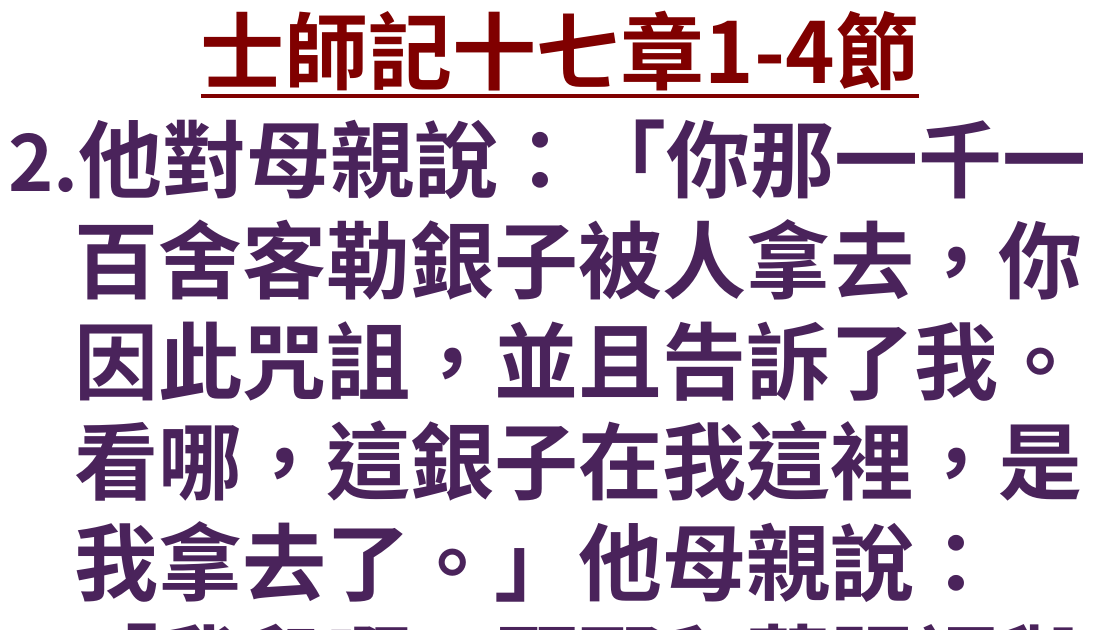
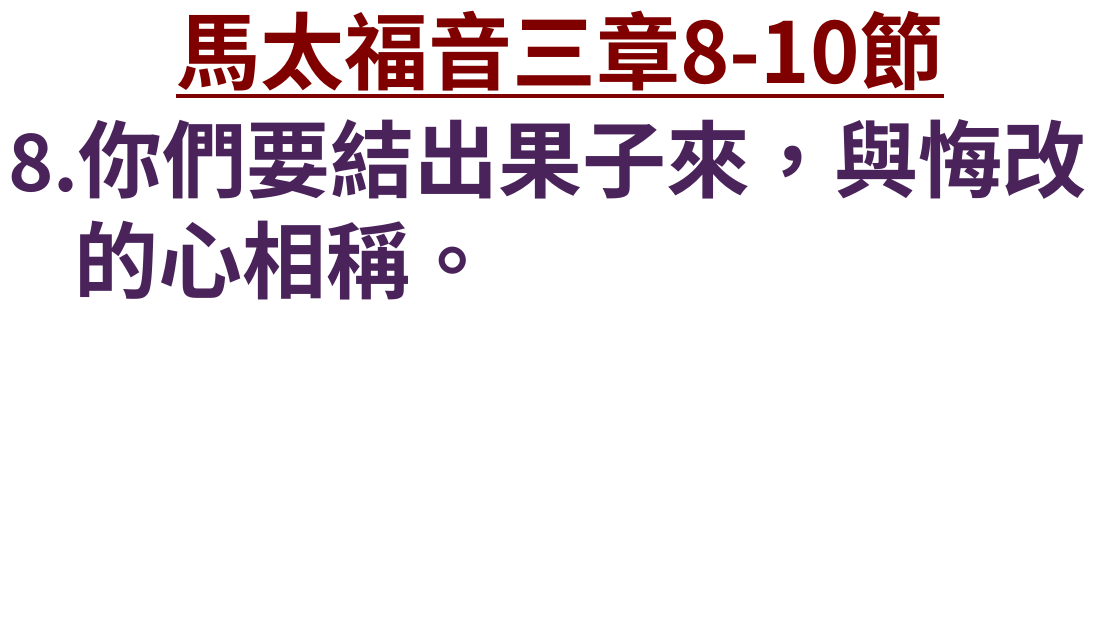
Before and after one commit to Rye-GT500/FaithSlide, a slide deck: slide 10 of 證道投影片.pptx. Drawn at 1120x630 pixels with LibreOffice and Linux fonts; fonts in the diff are those of the drawing; background and template pictures are left out. Boxes give left, top, right and bottom in pixels: in the first picture for what was removed or moved away, otherwise in the second. Text is boxed around its words. In the diff, an @@ line names an element or a change of style, - is before the commit and + after.

```diff
--- a/證道投影片.pptx
+++ b/證道投影片.pptx
@@ title at [176, 10, 944, 98]: text changed @@
-士師記十七章1-4節
+馬太福音三章8-10節
@@ text at [8, 119, 1087, 300]: text changed @@
-2.他對母親說：「你那一千一百舍客勒銀子被人拿去，你因此咒詛，並且告訴了我。看哪，這銀子在我這裡，是我拿去了。」他母親說：「我兒啊，願耶和華賜福與你！」
+8.你們要結出果子來，與悔改的心相稱。
```
Also in this commit, not shown: 38 other slides changed, 28 slides added, 15 slides removed, 2 other files.
